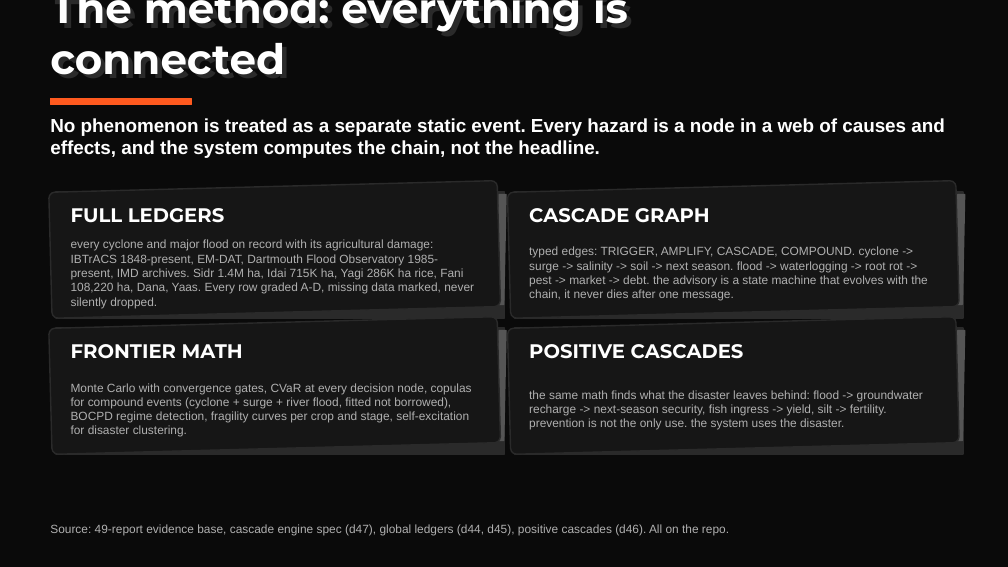
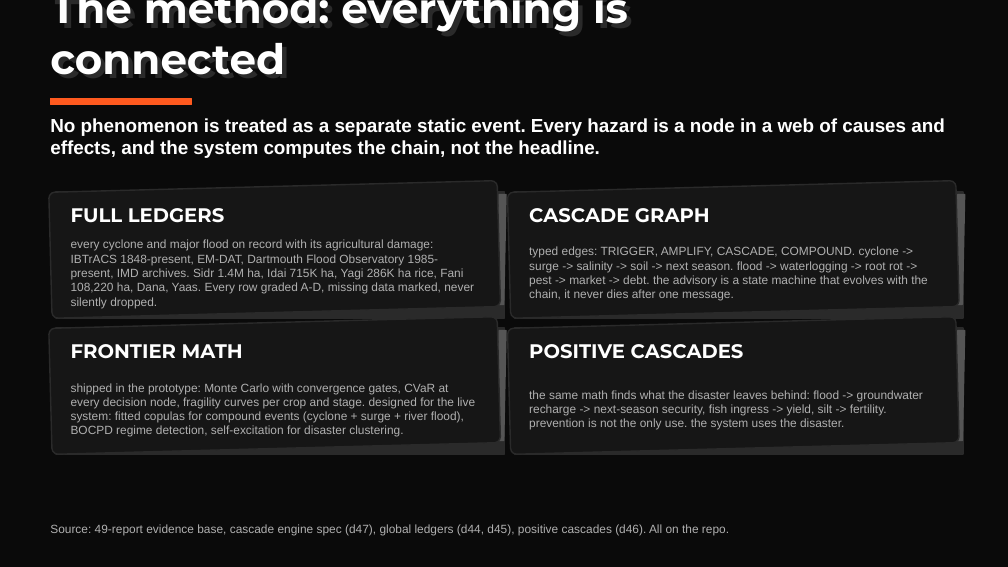
Before and after one commit to harshgounder/craft-n-code, a slide deck: slide 4 of scaffold/deck/KrishiSetu-Round0-20260816.pptx. Drawn at 1008x567 pixels with LibreOffice and Linux fonts; fonts in the diff are those of the drawing. Boxes give left, top, right and bottom in pixels: in the first picture for what was removed or moved away, otherwise in the second. Text is boxed around its words. In the diff, an @@ line names an element or a change of style, - is before the commit and + after.

Commit message:
deck P0 fixes from stress run D: hero quote mature paddy (R17 engine-truth), frontier math relabeled shipped-vs-designed

```diff
--- a/scaffold/deck/KrishiSetu-Round0-20260816.pptx
+++ b/scaffold/deck/KrishiSetu-Round0-20260816.pptx
@@ text at (71,383,475,437): text changed @@
-Monte Carlo with convergence gates, CVaR at every decision node, copulas for compound events (cyclone + surge + river flood, fitted not borrowed), BOCPD regime detection, fragility curves per crop and stage, self-excitation for disaster clustering.
+shipped in the prototype: Monte Carlo with convergence gates, CVaR at every decision node, fragility curves per crop and stage. designed for the live system: fitted copulas for compound events (cyclone + surge + river flood), BOCPD regime detection, self-excitation for disaster clustering.
```
Also in this commit, not shown: 1 other slide changed, 1 other file.
